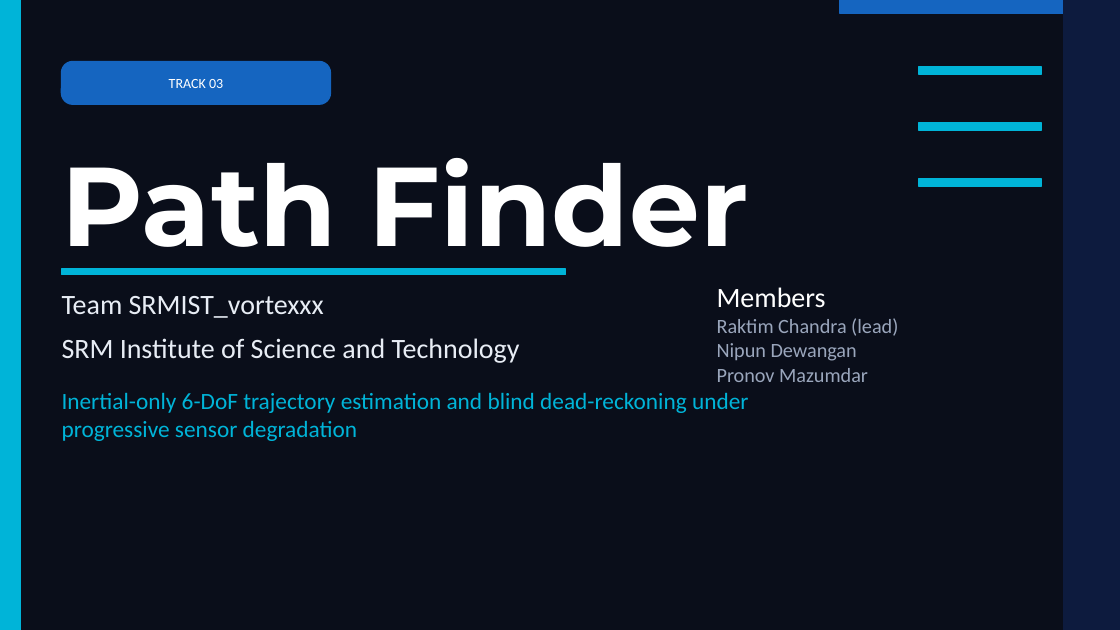
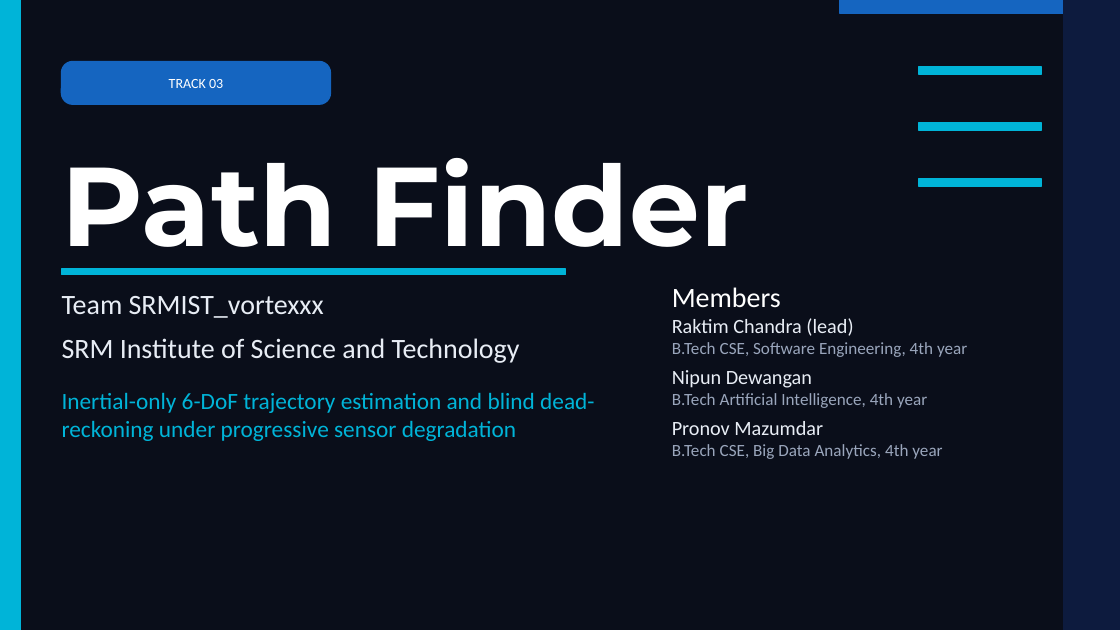
Before and after one commit to RaktimChandra/pathfinder, a slide deck: slide 1 of deck/SRMIST_vortexxx.pptx. Drawn at 1120x630 pixels with LibreOffice and Linux fonts; fonts in the diff are those of the drawing. Boxes give left, top, right and bottom in pixels: in the first picture for what was removed or moved away, otherwise in the second. Text is boxed around its words. In the diff, an @@ line names an element or a change of style, - is before the commit and + after.

```diff
--- a/deck/SRMIST_vortexxx.pptx
+++ b/deck/SRMIST_vortexxx.pptx
@@ text "Members": place and size @@
-text "Members" at <box>717,287,898,382</box>
+text "Members" at <box>672,287,967,459</box>
@@ text at <box>672,342,967,357</box>: paragraph added @@
+B.Tech CSE, Software Engineering, 4th year
@@ text "Inertial-only 6-DoF trajectory estimation and ..." rewrapped from <box>62,393,748,441</box> to <box>62,393,594,441</box> @@
@@ text at <box>672,370,823,435</box>: text colour #9AA6BC to #E8EDF5 in "Raktim Chandra (lead)", "Nipun Dewangan", "Pronov Mazumdar" @@
@@ text at <box>672,393,927,408</box>: paragraph added @@
+B.Tech Artificial Intelligence, 4th year
@@ text at <box>672,444,942,459</box>: paragraph added @@
+B.Tech CSE, Big Data Analytics, 4th year
```
Also in this commit, not shown: 5 other slides changed, 21 other files.
